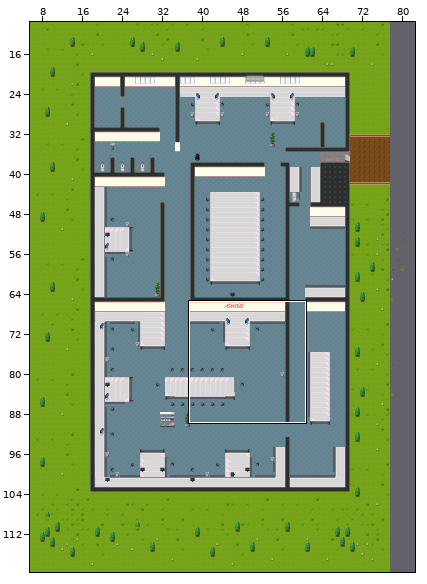
Tiled map (JSON) -- maps/grenoble_agency.json. Above, an overview of the earlier version with the close-up marked.
Close-up. Old version:
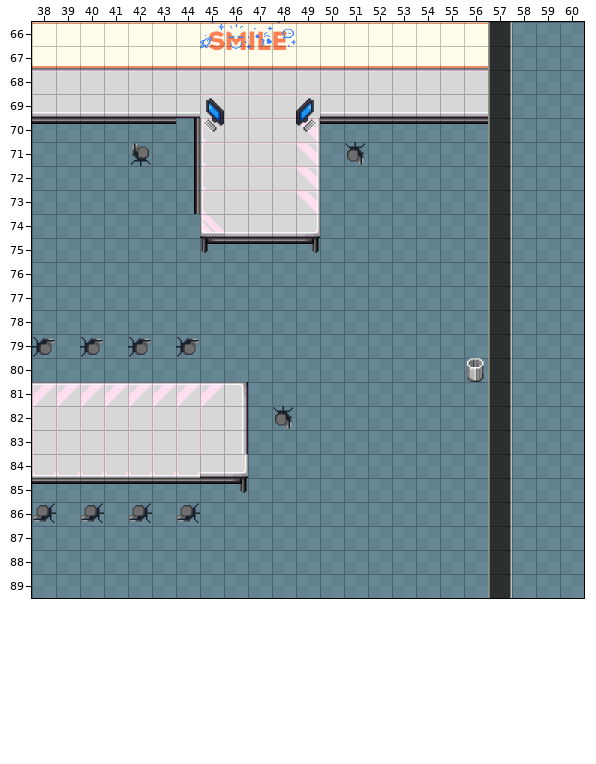
Cells are 32x32 px. Shown: x 38..60, y 66..89. The commit also changed other parts of the map, which this record leaves out.
After:
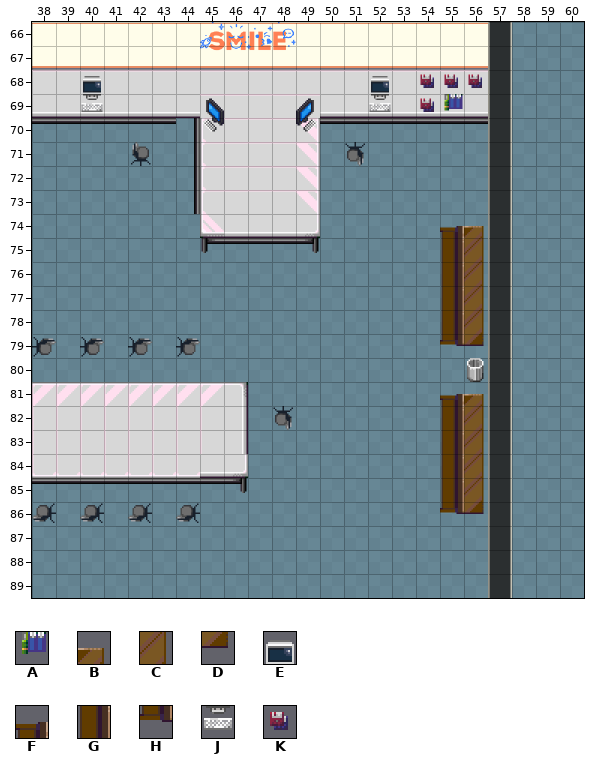
Key: from "office_1": A 16, B 129 turned 90, C 130 turned 90, D 131 turned 90, E 132, F 145 turned 90, G 146 turned 90, H 147 turned 90, J 148, K 241.
_ is an empty cell.
From old to new:
Layer "layer 2":
There is now tile A in row 69 at x 55.
There is now tile B in row 74 at x 56; in row 81 at x 56.
There is now tile C in rows 75 to 78 at x 56; in rows 82 to 85 at x 56.
There is now tile D in row 79 at x 56; in row 86 at x 56.
There is now tile E in row 68 at x 40 and 52.
There is now tile F in row 74 at x 55; in row 81 at x 55.
There is now tile G in rows 75 to 78 at x 55; in rows 82 to 85 at x 55.
There is now tile H in row 79 at x 55; in row 86 at x 55.
There is now tile J in row 69 at x 40 and 52.
There is now tile K in row 68 at x 54 to 56; in row 69 at x 54.
